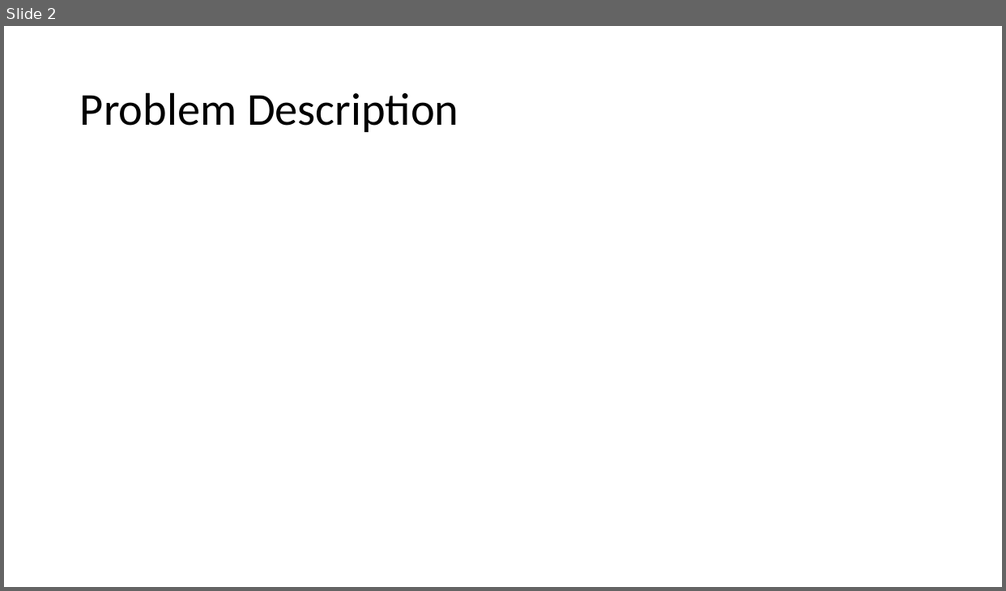
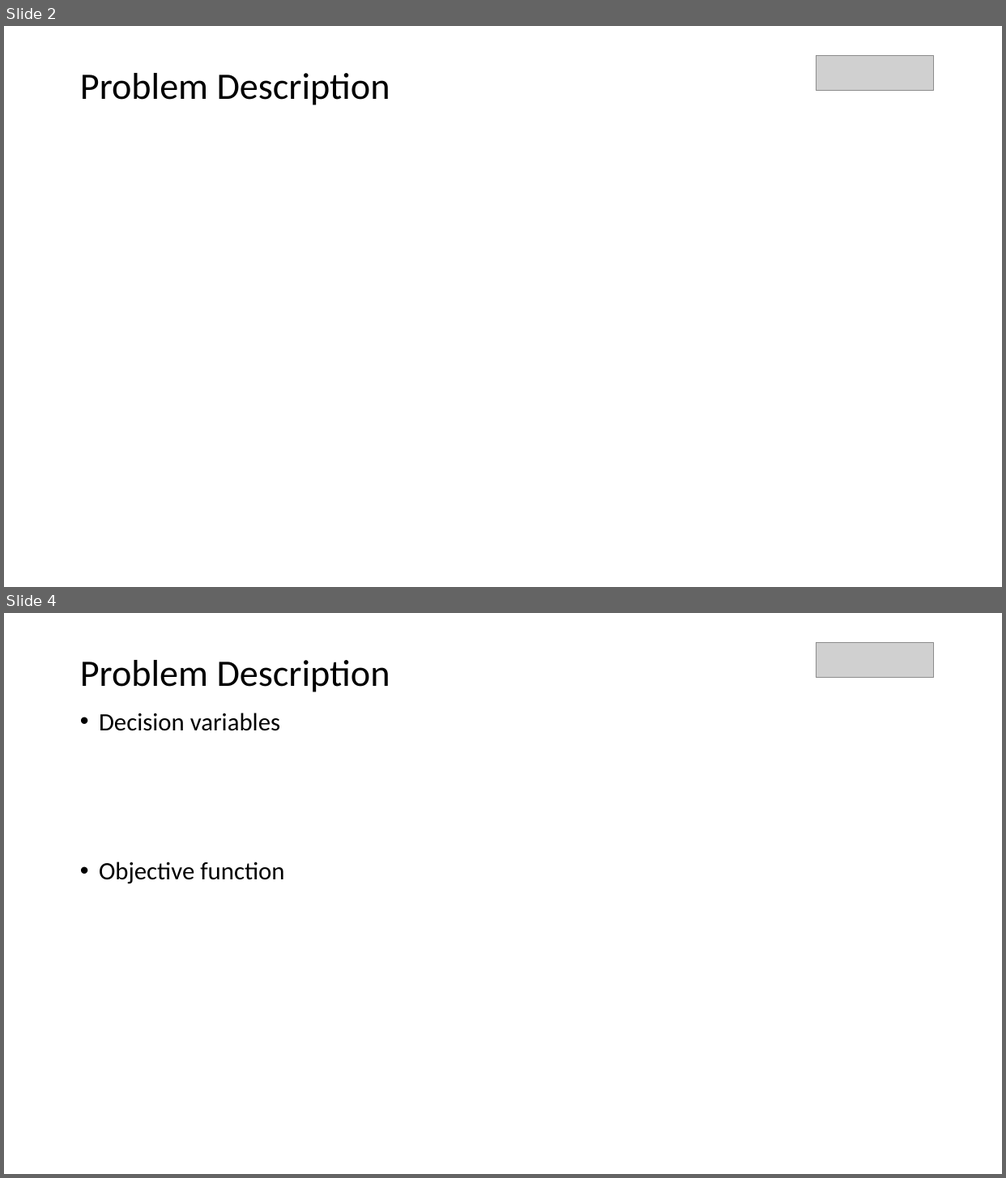
Before and after one commit to parkjan4/OptSim, a slide deck: Presentation.pptx. Shown one above the other, each under a label of ours: slide 2 before the commit, slides 2 and 4 after it; the slides between them are not shown. The pictures are 1006x591 and 1006x1178 pixels, drawn with LibreOffice and Linux fonts; fonts in the diff are those of the drawing; grey boxes stand for pictures. Boxes give left, top, right and bottom in pixels: in the first picture for what was removed or moved away, otherwise in the second. Text is boxed around its words. In the diff, an @@ line names an element or a change of style, - is before the commit and + after.

```diff
--- a/Presentation.pptx
+++ b/Presentation.pptx
@@ slide 4 added at [4,613,1002,1174], background #FFFFFF @@
@@ text added at [80,660,390,692], 36 pt, text #000000 @@
+Problem Description
@@ picture added at [816,643,933,677] @@
@@ text added at [99,713,284,884], 24 pt, text #000000 @@
+• Decision variables
+• Objective function
@@ slide 2 changed as well @@
@@ title "Problem Description" at [80,73,390,105]: size 44 to 36 pt @@
@@ picture added at [816,56,933,90] @@
```
Also in this commit, not shown: 1 other slide changed, 9 other slides added, 1 slide removed, 2 other files.
